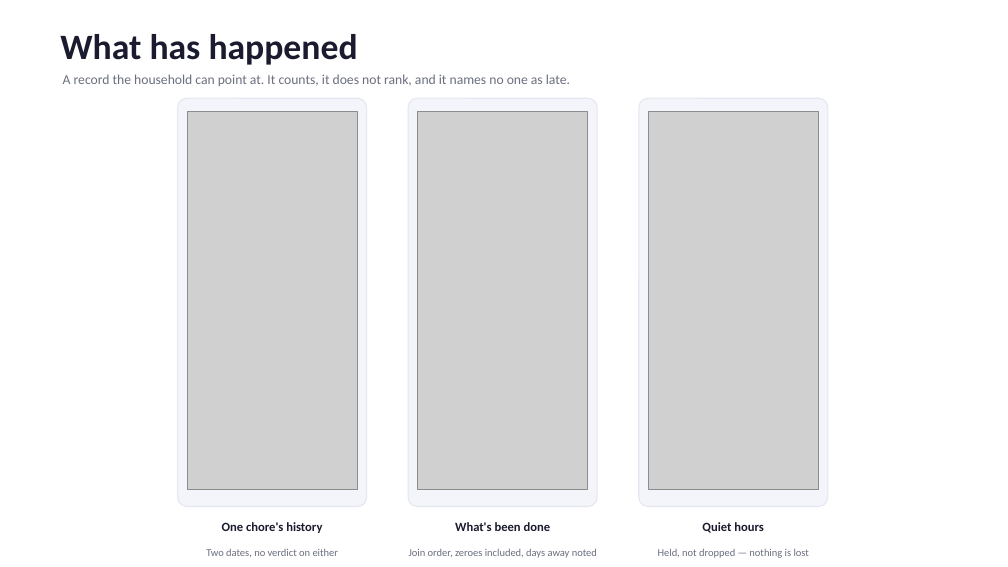
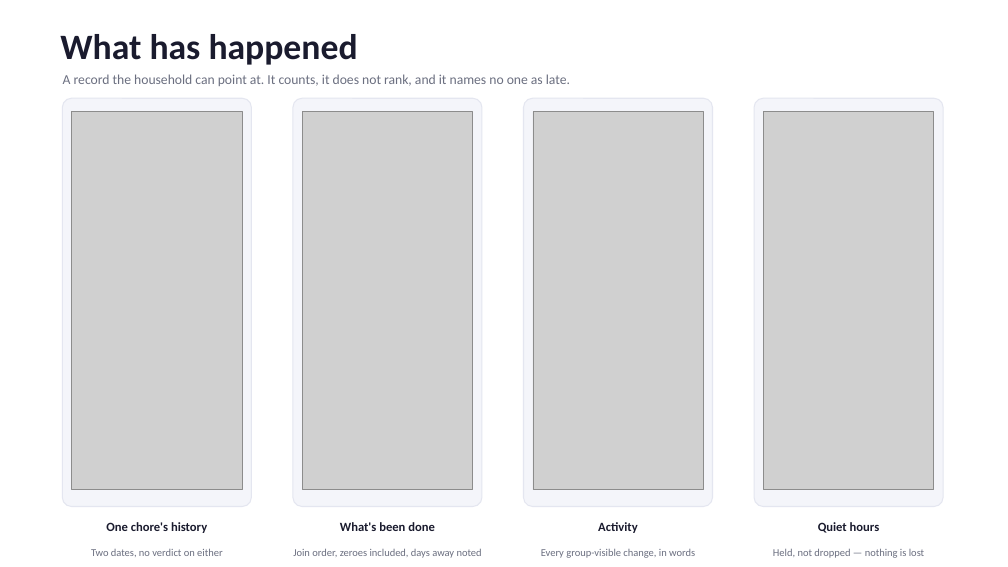
Before and after one commit to babakch76/taskflow, a slide deck: slide 5 of TaskFlow_Screens.pptx. Drawn at 1008x567 pixels with LibreOffice and Linux fonts; fonts in the diff are those of the drawing; grey boxes stand for pictures. Boxes give left, top, right and bottom in pixels: in the first picture for what was removed or moved away, otherwise in the second. Text is boxed around its words. In the diff, an @@ line names an element or a change of style, - is before the commit and + after.

```diff
--- a/TaskFlow_Screens.pptx
+++ b/TaskFlow_Screens.pptx
@@ 4 texts, 3 rounded rectangles, 2 pictures: place and size @@
-4 texts, 3 rounded rectangles, 2 pictures at [178, 98, 828, 558]
+4 texts, 3 rounded rectangles, 2 pictures at [62, 98, 712, 558]
@@ picture added at [533, 112, 703, 490] @@
@@ rounded rectangle added at [754, 98, 943, 507], fill #F4F5FA, outline #E4E6F0 1 pt @@
@@ text added at [598, 522, 638, 533], 12 pt, text #1A1B2E, bold @@
+Activity
@@ 2 texts, 1 picture: place and size @@
-2 texts, 1 picture at [648, 112, 818, 558]
+2 texts, 1 picture at [764, 112, 934, 558]
@@ text added at [541, 549, 695, 558], 10 pt, text #6B6F80 @@
+Every group-visible change, in words
```
Also in this commit, not shown: 2 other files.
